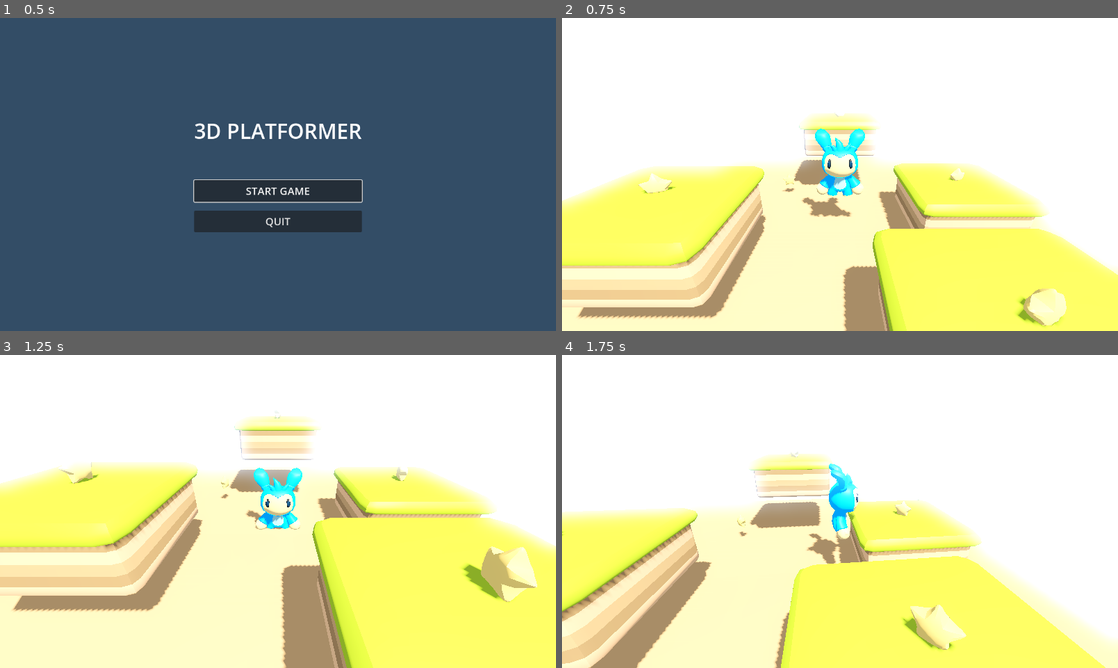
Above: before the commit, frames 1-4 (two rows, left to right).
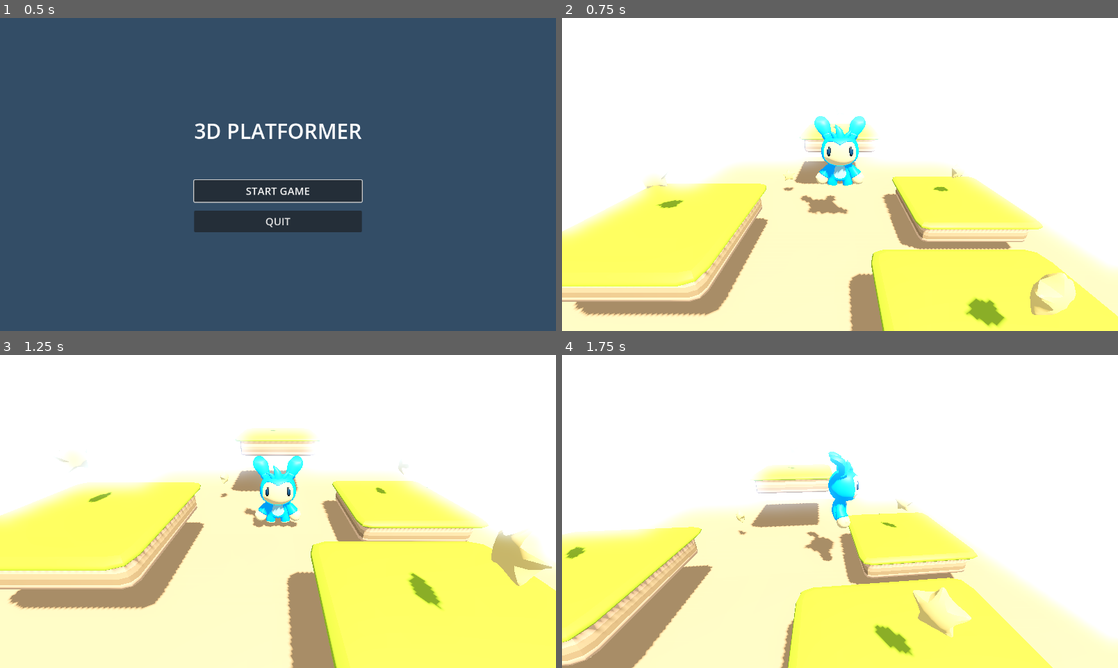
Above: after the commit, the same moments.

Repository: mikefossati/godot_platdemo
Game: Godot game, scene res://scenes/ui/main_menu.tscn
Two runs of this game, one before a commit and one after it. Both use one fixed random seed, a clock stepped at 60 frames per second and the inputs below.
Inputs:
- Up to frame 1 (0.5 s): no input
- Up to frame 2 (0.75 s): click "START GAME" at 0.5 s
- Up to frame 3 (1.25 s): no input
- Up to frame 4 (1.75 s): hold D (move_right) from 1.28 s (still down); tap Space (jump) at 1.52 s

Frame 1 is identical in both runs. In frame 2, 20% of the frame differs, in the area x 0-100%, y 30-100%; in frame 3, 23%, in the area x 0-100%, y 19-100%; in frame 4, 18%.

Commit message:
fix: adjust character and star Y positions for proper alignment
Character Model:
- Raised Y position from 0 to 0.5
- Character now stands on platform surface instead of sinking

Star Collectibles:
- Raised Y position from 0 to 0.3
- Stars float above platforms instead of clipping through

Platform Visual Models:
- Reduced height scale from 1.0 to 0.5
- Adjusted Y position from 0.5 to 0.25
- Aligns visual models with collision shapes
- Applied to all 4 elevated platforms

Fixes positioning issues from user screenshot feedback

🤖 Generated with [Claude Code](https://claude.com/claude-code)

Co-Authored-By: Claude <noreply@anthropic.com>

Diff:
--- a/scenes/collectibles/collectible.tscn
+++ b/scenes/collectibles/collectible.tscn
@@ -12,7 +12,7 @@
 script = ExtResource("1_uf7kg")
 
 [node name="StarModel" parent="." instance=ExtResource("2_star")]
-transform = Transform3D(0.5, 0, 0, 0, 0.5, 0, 0, 0, 0.5, 0, 0, 0)
+transform = Transform3D(0.5, 0, 0, 0, 0.5, 0, 0, 0, 0.5, 0, 0.3, 0)
 
 [node name="CollisionShape3D" type="CollisionShape3D" parent="."]
 shape = SubResource("SphereShape3D_7jb6s")
--- a/scenes/level/main_level.tscn
+++ b/scenes/level/main_level.tscn
@@ -78,7 +78,7 @@
 transform = Transform3D(1, 0, 0, 0, 1, 0, 0, 0, 1, 5, 1, 0)
 
 [node name="PlatformModel" parent="Platform1" instance=ExtResource("5_platform_grass")]
-transform = Transform3D(2, 0, 0, 0, 1, 0, 0, 0, 2, 0, 0.5, 0)
+transform = Transform3D(2, 0, 0, 0, 0.5, 0, 0, 0, 2, 0, 0.25, 0)
 
 [node name="CollisionShape3D" type="CollisionShape3D" parent="Platform1"]
 transform = Transform3D(1, 0, 0, 0, 1, 0, 0, 0, 1, 0, 0.25, 0)
@@ -88,7 +88,7 @@
 transform = Transform3D(1, 0, 0, 0, 1, 0, 0, 0, 1, -5, 2, 3)
 
 [node name="PlatformModel" parent="Platform2" instance=ExtResource("5_platform_grass")]
-transform = Transform3D(2, 0, 0, 0, 1, 0, 0, 0, 2, 0, 0.5, 0)
+transform = Transform3D(2, 0, 0, 0, 0.5, 0, 0, 0, 2, 0, 0.25, 0)
 
 [node name="CollisionShape3D" type="CollisionShape3D" parent="Platform2"]
 transform = Transform3D(1, 0, 0, 0, 1, 0, 0, 0, 1, 0, 0.25, 0)
@@ -98,7 +98,7 @@
 transform = Transform3D(1, 0, 0, 0, 1, 0, 0, 0, 1, 0, 3, -5)
 
 [node name="PlatformModel" parent="Platform3" instance=ExtResource("5_platform_grass")]
-transform = Transform3D(2, 0, 0, 0, 1, 0, 0, 0, 2, 0, 0.5, 0)
+transform = Transform3D(2, 0, 0, 0, 0.5, 0, 0, 0, 2, 0, 0.25, 0)
 
 [node name="CollisionShape3D" type="CollisionShape3D" parent="Platform3"]
 transform = Transform3D(1, 0, 0, 0, 1, 0, 0, 0, 1, 0, 0.25, 0)
@@ -108,7 +108,7 @@
 transform = Transform3D(1, 0, 0, 0, 1, 0, 0, 0, 1, 3, 1.5, 6)
 
 [node name="PlatformModel" parent="Platform4" instance=ExtResource("5_platform_grass")]
-transform = Transform3D(2, 0, 0, 0, 1, 0, 0, 0, 2, 0, 0.5, 0)
+transform = Transform3D(2, 0, 0, 0, 0.5, 0, 0, 0, 2, 0, 0.25, 0)
 
 [node name="CollisionShape3D" type="CollisionShape3D" parent="Platform4"]
 transform = Transform3D(1, 0, 0, 0, 1, 0, 0, 0, 1, 0, 0.25, 0)
--- a/scenes/player/player.tscn
+++ b/scenes/player/player.tscn
@@ -13,7 +13,7 @@
 script = ExtResource("1_3vnrf")
 
 [node name="CharacterModel" parent="." instance=ExtResource("2_character")]
-transform = Transform3D(0.8, 0, 0, 0, 0.8, 0, 0, 0, 0.8, 0, 0, 0)
+transform = Transform3D(0.8, 0, 0, 0, 0.8, 0, 0, 0, 0.8, 0, 0.5, 0)
 
 [node name="CollisionShape3D" type="CollisionShape3D" parent="."]
 transform = Transform3D(1, 0, 0, 0, 1, 0, 0, 0, 1, 0, 1, 0)
Not shown, added: assets/models/quaternius_platformer/platforms/Cube_Dirt_Single.gltf.import
Not shown, added: assets/models/quaternius_platformer/platforms/Cube_Grass_Single.gltf.import
